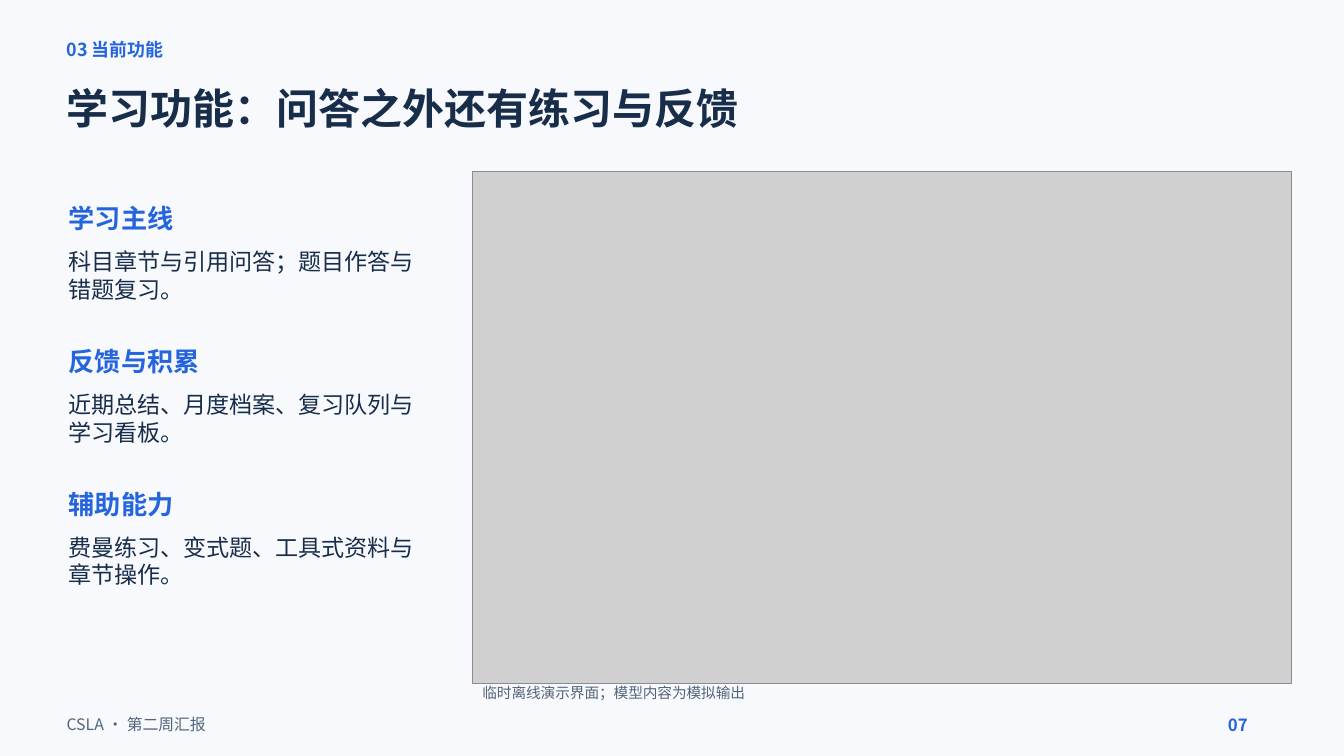
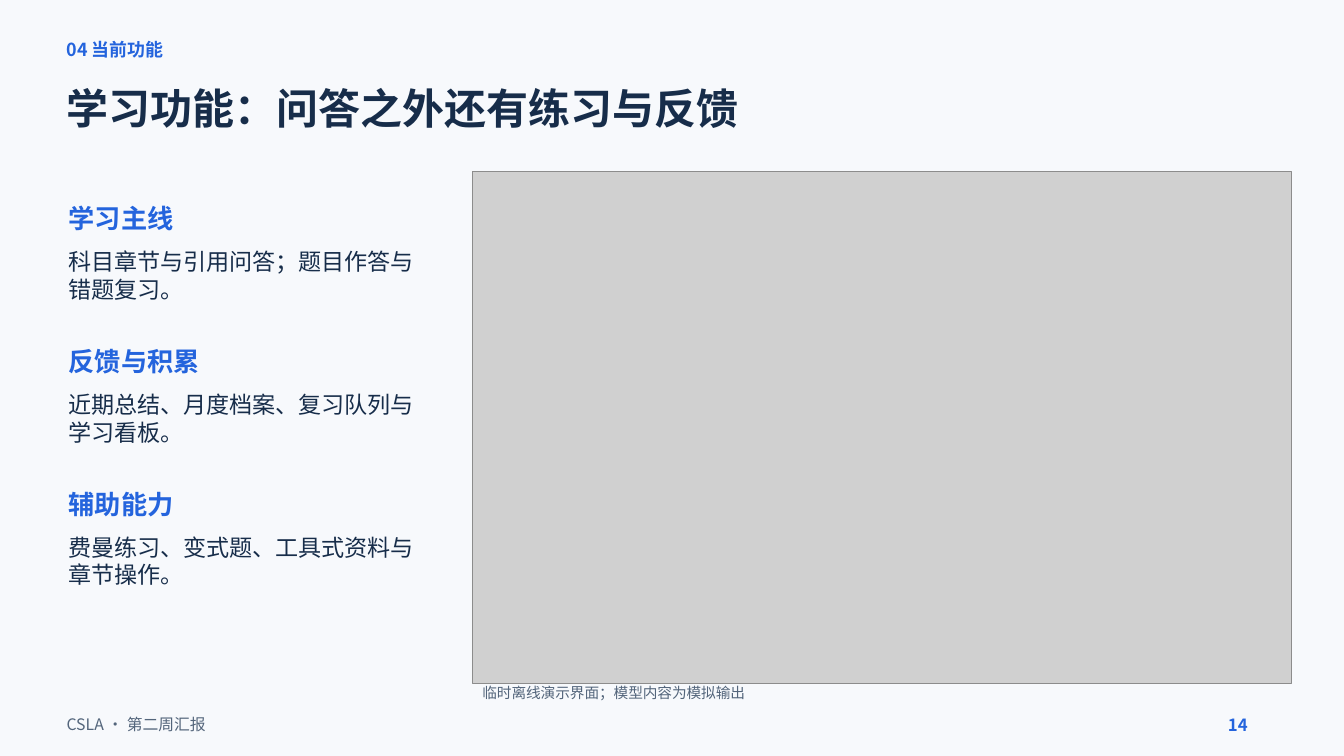
Before and after one commit to KnightofAltria/AIassistant, a slide deck: slide 14 of 文档/汇报内容/第二周汇报/第二周汇报.pptx (slide 7 before the commit). Drawn at 1344x756 pixels with LibreOffice and Linux fonts; fonts in the diff are those of the drawing; grey boxes stand for pictures. Boxes give left, top, right and bottom in pixels: in the first picture for what was removed or moved away, otherwise in the second. Text is boxed around its words. In the diff, an @@ line names an element or a change of style, - is before the commit and + after.

```diff
--- a/文档/汇报内容/第二周汇报/第二周汇报.pptx
+++ b/文档/汇报内容/第二周汇报/第二周汇报.pptx
@@ text at (x1=67, y1=40, x2=163, y2=58): text changed @@
-03 当前功能
+04 当前功能
@@ text at (x1=1228, y1=718, x2=1248, y2=731): text changed @@
-07
+14
```
Also in this commit, not shown: 12 other slides changed.
